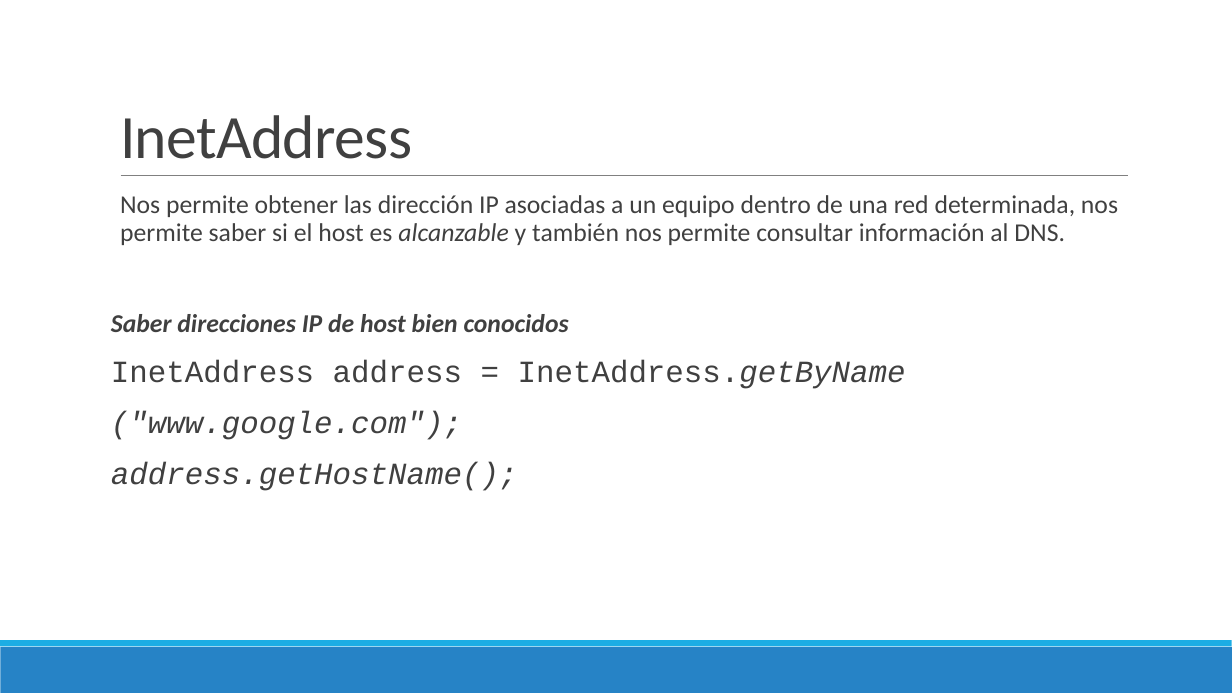
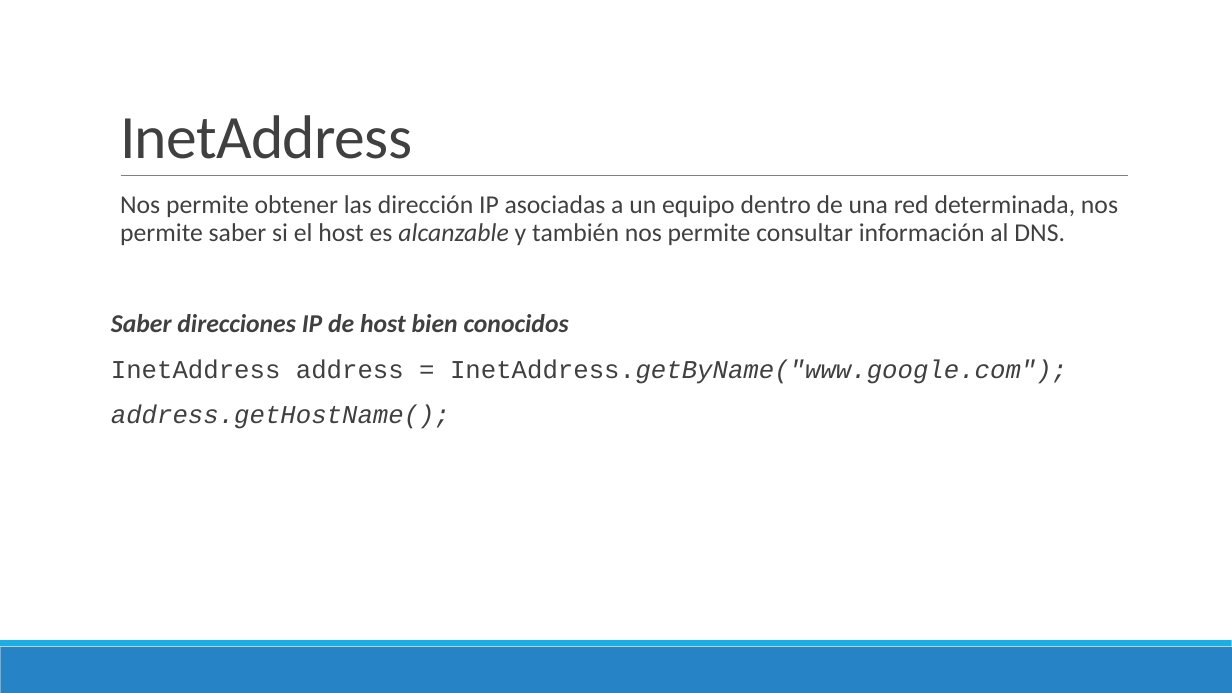
Before and after one commit to Domiciano/Integrador1TEL242, a slide deck: slide 11 of 1. Capa de red/Redes/Semana 1.pptx. Drawn at 1232x693 pixels with LibreOffice and Linux fonts; fonts in the diff are those of the drawing. Boxes give left, top, right and bottom in pixels: in the first picture for what was removed or moved away, otherwise in the second. Text is boxed around its words. In the diff, an @@ line names an element or a change of style, - is before the commit and + after.

```diff
--- a/1. Capa de red/Redes/Semana 1.pptx
+++ b/1. Capa de red/Redes/Semana 1.pptx
@@ text at [111,359,1067,384]: text changed; size 24 to 20 pt @@
-InetAddress address = InetAddress.getByName
-("www.google.com");
+InetAddress address = InetAddress.getByName("www.google.com");
@@ text at [111,404,450,429]: size 24 to 20 pt in "address.getHostName();" @@
```
Also in this commit, not shown: 1 other slide changed, 2 other files.
